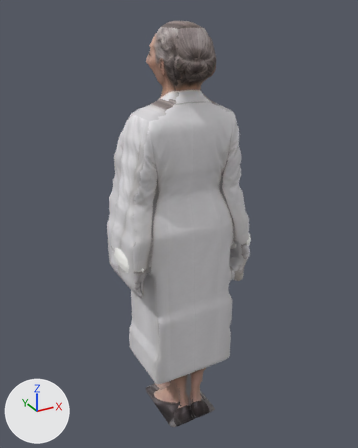
Renders of the glTF model public/assets/models/wasteland/scablands/mrs-vane.glb from each side of a commit.
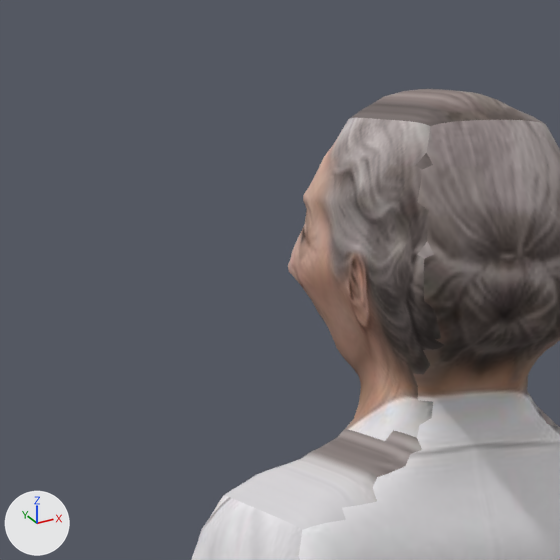
The first picture shows the older version from a 50 mm lens placed at (-0.83, -1.469, 1.616), pointed at (0.007, 0.053, 0.855). The close-ups show the older and then the newer version on the part from 22% to 58% of the width and 0% to 29% of the height of that picture. Only the edits that show in the close-ups are written down. Every picture has the same lights, and +X, +Y and +Z are marked at lower left. Where no turn or scale is listed for an object, it has been applied to the vertices. Vertices at exactly the same position are counted once.

Objects in the first close-up: 'mrs-vane:upper'.
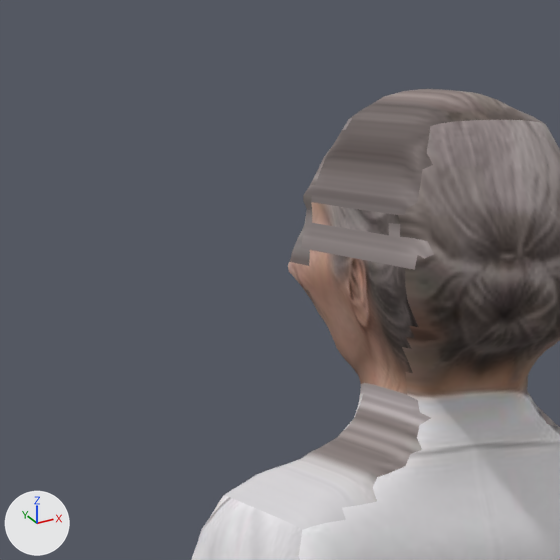
Edits to the bpy script that builds the scene:
```text
Change me_mrs_vane_upper_002:
    where me_mrs_vane_upper_002.from_pydata(...)  # 3500 vertices, 7000 faces; spans x -0.255..0.244, y -0.117..0.159, z 0.273..1.574
    used by ob_mrs_vane_upper; location = (0.0, 0.0, 0.0)
    me_mrs_vane_upper_002 part 1: 60 faces spanning x -0.086..-0.042, y 0.047..0.126, z 1.336..1.554 switch from mat_photo___sea_mrs_vane_coat_side (picture img_sea_mrs_vane_coat_side) to mat_photo___sea_mrs_vane_coat_front (picture img_sea_mrs_vane_coat_front)
    me_mrs_vane_upper_002 part 2: 53 faces spanning x -0.086..-0.047, y -0.098..-0.02, z 1.352..1.505 switch from mat_photo___sea_mrs_vane_coat_side (picture img_sea_mrs_vane_coat_side) to mat_photo___sea_mrs_vane_coat_back (picture img_sea_mrs_vane_coat_back)
    me_mrs_vane_upper_002 part 3: 145 faces spanning x -0.086..-0.049, y -0.09..0.104, z 1.333..1.555 switch from mat_photo___sea_mrs_vane_coat_side (picture img_sea_mrs_vane_coat_side) to mat_photo___sea_mrs_vane_coat_top (picture img_sea_mrs_vane_coat_top)
```

Changed parts and their boxes (x1, y1, x2, y2) in the close-ups (560 x 560 px):
part 1 of me_mrs_vane_upper_002, recoloured: (289, 118, 364, 417) in both
part 2 of me_mrs_vane_upper_002, recoloured: (398, 202, 444, 418) in both
part 3 of me_mrs_vane_upper_002, recoloured: (301, 118, 431, 441) in both
